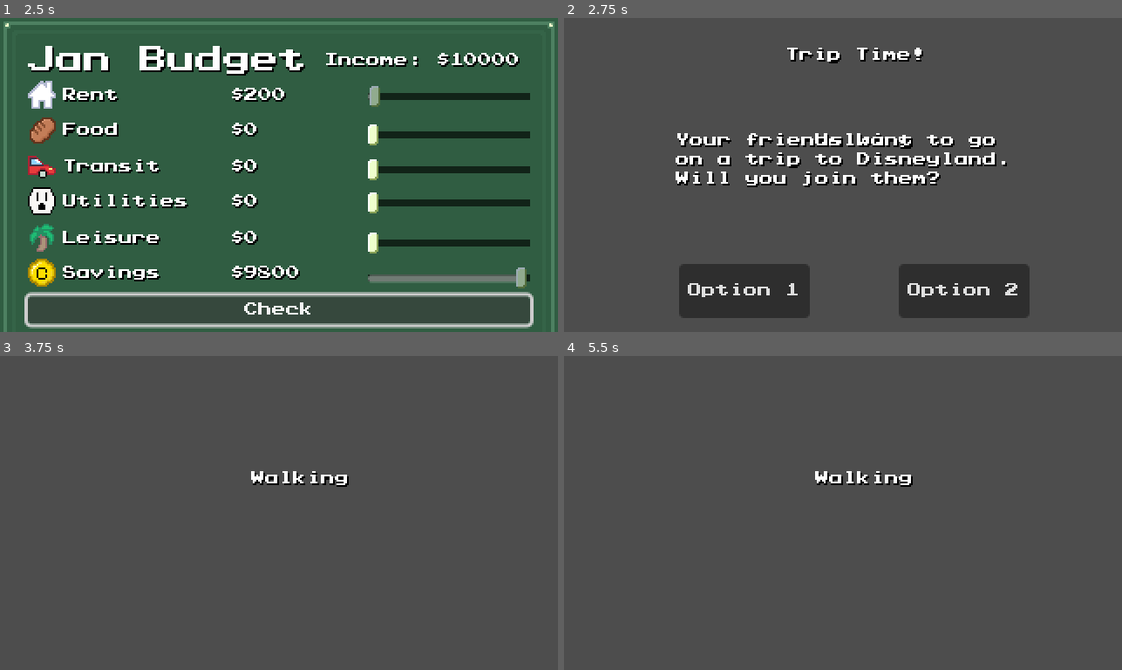
Above: before the commit, frames 1-4 (two rows, left to right).
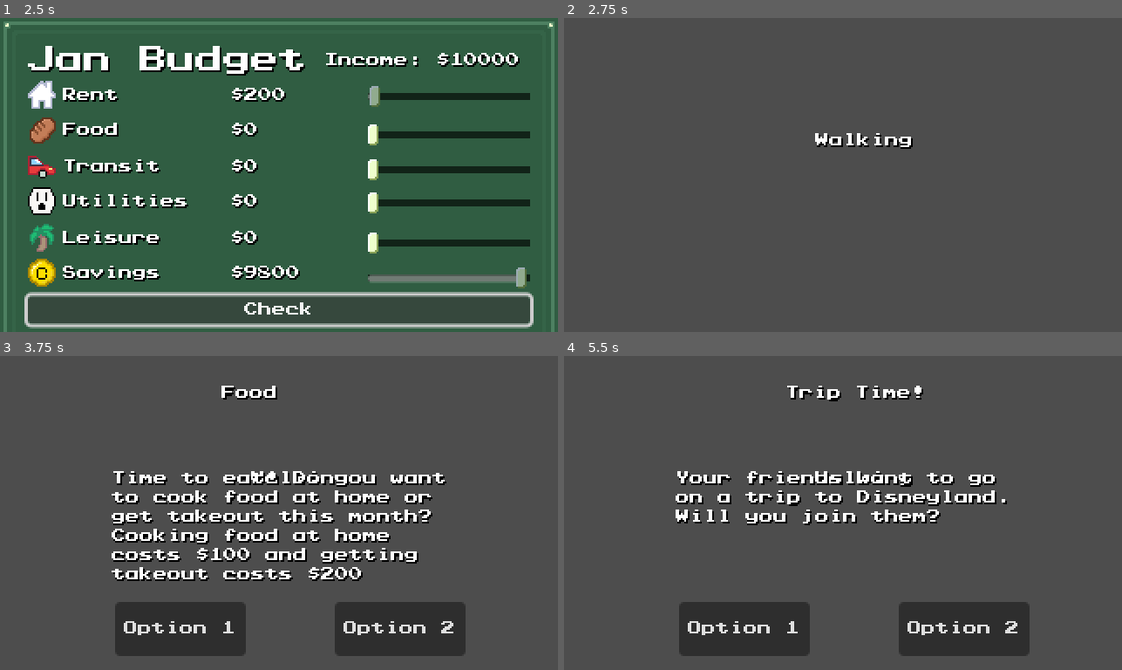
Above: after the commit, the same moments.

Repository: axu-1/Technica-2023-Godot-Project
Game: Godot game, scene res://main.tscn
The game is run twice, just before and just after one commit, with the same random seed, the same clock (stepped at 60 frames per second) and the same inputs.
Inputs (mouse positions are in pixels of both pictures, inside the frame that each line leads up to):
- Up to frame 1 (2.5 s): click "Start" at 0.5 s; click "Easy: Trust Fund Baby" at 1.25 s; click "Check" at 2 s
- Up to frame 2 (2.75 s): no input
- Up to frame 3 (3.75 s): click (178, 629) at 2.75 s, where only the run before the commit has a clickable "Option 1"; tap Enter at 3.5 s
- Up to frame 4 (5.5 s): click (965, 629) at 4.25 s, where only the run after the commit has a clickable "Option 2"; tap Space at 5 s

Frame 1 is identical in both runs. In frame 2, 12% of the frame differs, in the area x 20-84%, y 9-96%; in frame 3, 15%; in frame 4, 12%.

Commit message:
Added timer for events

Diff:
--- a/Events/event_displayer.gd
+++ b/Events/event_displayer.gd
@@ -10,7 +10,7 @@
 
 # Called when the node enters the scene tree for the first time.
 func _ready():
-	pass # Replace with function body.
+	pass
 
 # Called every frame. 'delta' is the elapsed time since the previous frame.
 func _process(delta):
@@ -27,7 +27,5 @@
 		Game.emit_signal("goto_scene", game_over)
 
 
-
-
 func _on_button_pressed():
 	queue_free()
--- a/Events/event_displayer.tscn
+++ b/Events/event_displayer.tscn
@@ -1,11 +1,13 @@
-[gd_scene load_steps=3 format=3 uid="uid://c5tmg7pv47da6"]
+[gd_scene load_steps=4 format=3 uid="uid://c5tmg7pv47da6"]
 
 [ext_resource type="Script" path="res://Events/event_displayer.gd" id="1_yt2bm"]
 [ext_resource type="Resource" uid="uid://38shyfxxhmw" path="res://Events/emergency.tres" id="2_wr8wm"]
+[ext_resource type="PackedScene" uid="uid://csfj2cre1jsir" path="res://Menus/game_over.tscn" id="3_ieb4f"]
 
 [node name="event_displayer" type="Node2D"]
 script = ExtResource("1_yt2bm")
 emergency = ExtResource("2_wr8wm")
+game_over = ExtResource("3_ieb4f")
 
 [node name="Title" type="Label" parent="."]
 offset_left = 130.0
--- a/Events/event_option.gd
+++ b/Events/event_option.gd
@@ -59,9 +59,11 @@
 func _on_option_1_pressed():
 	cost = cost1
 	Game.total_money -= cost1
+	Game.emit_signal("event_closed")
 	queue_free()
 
 func _on_option_2_pressed():
 	cost = cost2
 	Game.total_money -= cost2
+	Game.emit_signal("event_closed")
 	queue_free()
--- a/Singletons/Game.gd
+++ b/Singletons/Game.gd
@@ -9,6 +9,8 @@
 signal next_scene_triggered
 
 signal game_over
+
+signal event_closed
 
 var seconds_decimal = 1.0
 
--- a/WalkingMenu/walking.gd
+++ b/WalkingMenu/walking.gd
@@ -6,21 +6,26 @@
 @export var budget_menu : PackedScene
 @export var game_over : PackedScene
 
+@onready var timer = $Timer
+
 enum event_types {FOOD, TRANSIT, UTILITIES, LEISURE, AC_HEAT, EMERGENCY}
 var event_order = [event_types.FOOD, event_types.LEISURE, event_types.TRANSIT, event_types.UTILITIES]
 # If within summer/winter months, add AC/heat event
 var emergency_done = false
-
+var e_index = 0
+var event_done = false
 
 # Called when the node enters the scene tree for the first time.
 func _ready():
 	if Game.month in [11, 12, 1, 2, 5, 6, 7, 8]:
 		event_order.append(event_types.AC_HEAT)
 	var rand_int = randi_range(0, event_order.size())
+	event_done = false
+	Game.event_closed.connect(on_event_closed)
 
-	var new_event_option = event_option.instantiate()
-	add_child(new_event_option)
-	new_event_option.event_type = new_event_option.event_type_enum.LEISURE
+#	var new_event_option = event_option.instantiate()
+#	add_child(new_event_option)
+#	new_event_option.event_type = new_event_option.event_type_enum.LEISURE
 
 # Called every frame. 'delta' is the elapsed time since the previous frame.
 func _process(delta):
@@ -33,6 +38,30 @@
 
 #	Game.month += 1
 #	Game.emit_signal("goto_scene", budget_menu)
+	if !event_done:
+		timer.start()
+		event_done = true
 
 	if Game.total_money < 0:
 		Game.emit_signal("goto_scene", game_over)
+
+func _on_timer_timeout():
+	print("timer")
+#	var rand_int = randi_range(0, 10)
+	var rand_int = 0
+#	if rand_int == 0 and !emergency_done:
+#		var emergency = event_displayer.instantiate()
+#		add_child(emergency)
+#		emergency_done = true
+#		event_done = false
+		#Game.emit_signal("on_event_closed")
+	if e_index < event_order.size() and event_order != []:
+		var new_event_option = event_option.instantiate()
+		add_child(new_event_option)
+		new_event_option.event_type = event_order[e_index]
+		e_index += 1
+#		event_done = false
+		#Game.emit_signal("on_event_closed")
+
+func on_event_closed():
+	timer.start()
--- a/WalkingMenu/walking.tscn
+++ b/WalkingMenu/walking.tscn
@@ -1,13 +1,17 @@
-[gd_scene load_steps=4 format=3 uid="uid://c3q41svgch3hy"]
+[gd_scene load_steps=6 format=3 uid="uid://c3q41svgch3hy"]
 
 [ext_resource type="Script" path="res://WalkingMenu/walking.gd" id="1_wfwps"]
 [ext_resource type="PackedScene" uid="uid://c5tmg7pv47da6" path="res://Events/event_displayer.tscn" id="2_lygco"]
 [ext_resource type="PackedScene" uid="uid://dw2amx6egqxes" path="res://Events/event_option.tscn" id="3_ulii0"]
+[ext_resource type="PackedScene" uid="uid://dpufl0l80m4io" path="res://BudgetMenu/budget_menu.tscn" id="4_xlya6"]
+[ext_resource type="PackedScene" uid="uid://csfj2cre1jsir" path="res://Menus/game_over.tscn" id="5_bgd6e"]
 
 [node name="WalkingMenu" type="Node2D"]
 script = ExtResource("1_wfwps")
 event_displayer = ExtResource("2_lygco")
 event_option = ExtResource("3_ulii0")
+budget_menu = ExtResource("4_xlya6")
+game_over = ExtResource("5_bgd6e")
 
 [node name="Background" type="AnimatedSprite2D" parent="."]
 
@@ -19,3 +23,8 @@
 offset_right = 184.0
 offset_bottom = 74.0
 text = "Walking"
+
+[node name="Timer" type="Timer" parent="."]
+one_shot = true
+
+[connection signal="timeout" from="Timer" to="." method="_on_timer_timeout"]
